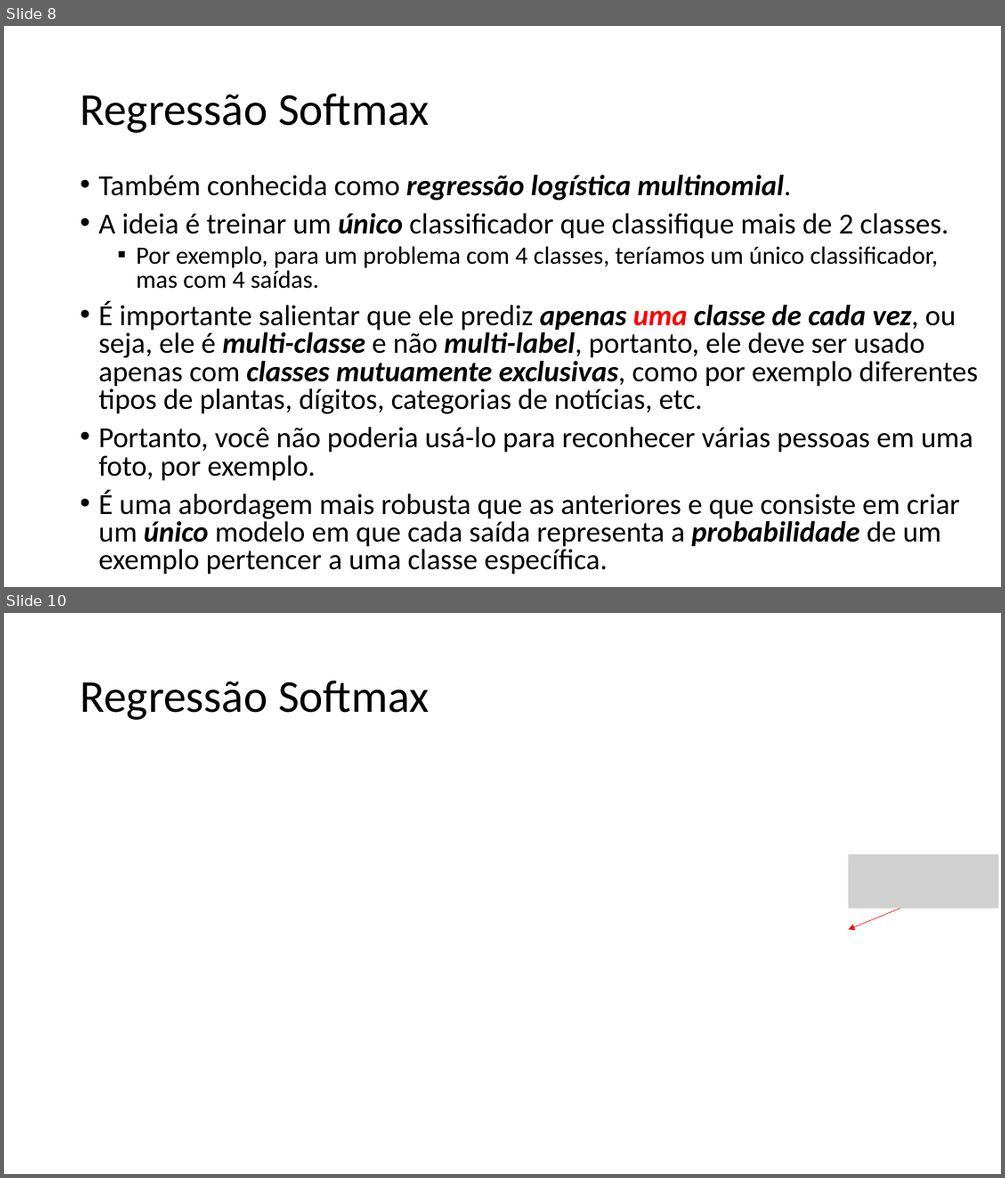
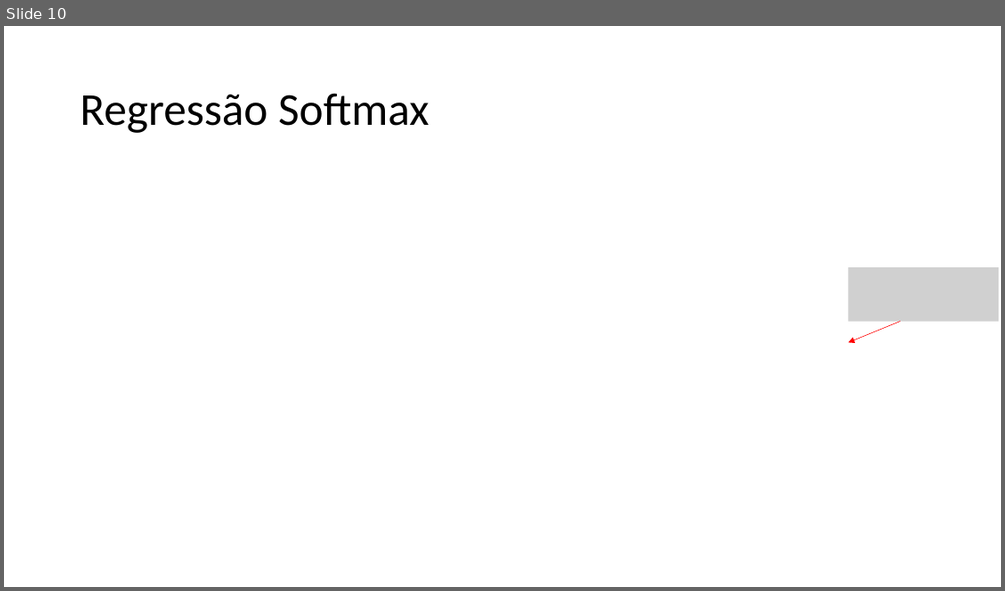
Before and after one commit to zz4fap/t320_aprendizado_de_maquina, a slide deck: slides/T320_Classificação (Parte IV).pptx. Shown one above the other, each under a label of ours: slides 8 and 10 before the commit, slide 10 after it; the slides between them are not shown. The pictures are 1005x1178 and 1005x591 pixels, drawn with LibreOffice and Linux fonts; fonts in the diff are those of the drawing; grey boxes stand for pictures. Boxes give left, top, right and bottom in pixels: in the first picture for what was removed or moved away, otherwise in the second. Text is boxed around its words. In the diff, an @@ line names an element or a change of style, - is before the commit and + after.

```diff
--- a/slides/T320_Classificação (Parte IV).pptx
+++ b/slides/T320_Classificação (Parte IV).pptx
@@ slide 8 removed at [4, 26, 1001, 587], background #FFFFFF @@
@@ title removed at [80, 93, 429, 133] @@
-Regressão Softmax
@@ text removed at [98, 175, 979, 574] @@
-• Também conhecida como regressão logística multinomial.
-• A ideia é treinar um único classificador que classifique mais de 2 classes.
-  ▪ Por exemplo, para um problema com 4 classes, teríamos um único classificador, mas com 4 saídas.
-• É importante salientar que ele prediz apenas uma classe de cada vez, ou seja, ele é multi-classe e não multi-label, portanto, ele deve ser usado apenas com classes mutuamente exclusivas, como por exemplo diferentes tipos de plantas, dígitos, categorias de notícias, etc.
-• Portanto, você não poderia usá-lo para reconhecer várias pessoas em uma foto, por exemplo.
-• É uma abordagem mais robusta que as anteriores e que consiste em criar um único modelo em que cada saída representa a probabilidade de um exemplo pertencer a uma classe específica.
```
Also in this commit, not shown: 2 slides changed, 1 slide added, 4 other files.
